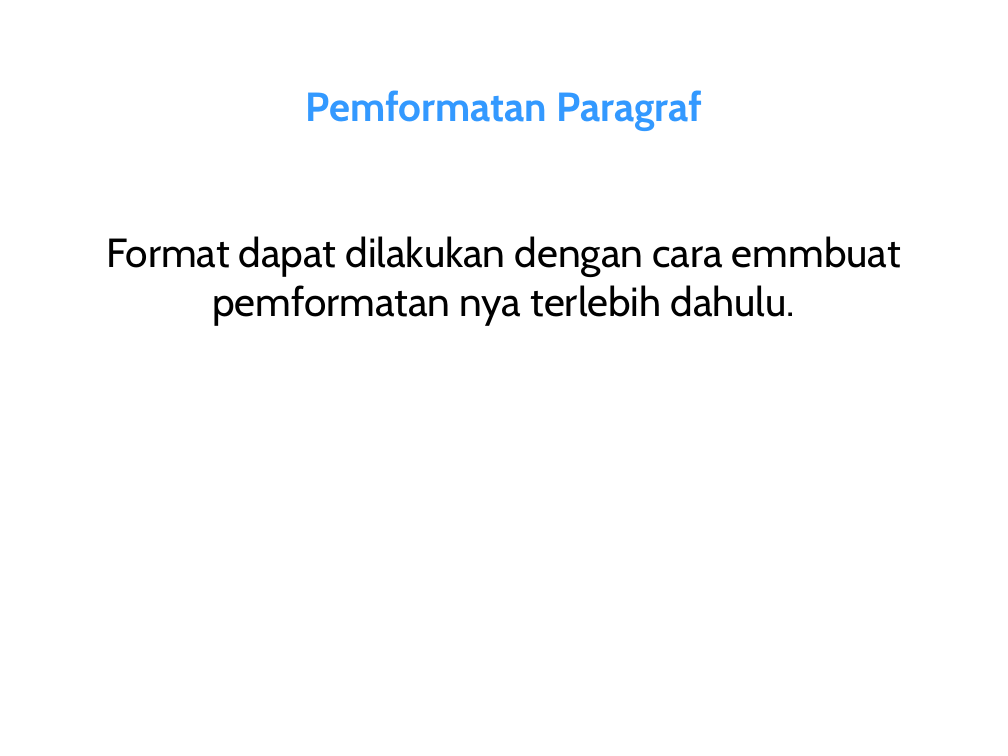
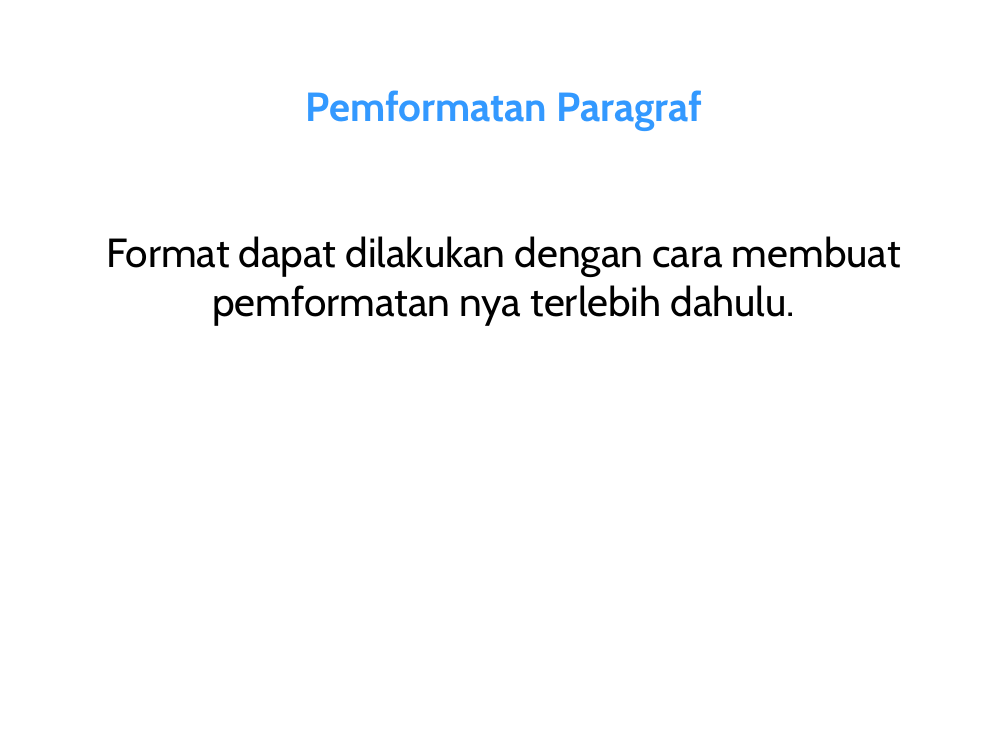
Before and after one commit to narasenja/WK-Libreoffice, a slide deck: slide 10 of materi - workshop libreoffice .odp. Drawn at 1008x756 pixels with LibreOffice and Linux fonts; fonts in the diff are those of the drawing; background and template pictures are left out. Boxes give left, top, right and bottom in pixels: in the first picture for what was removed or moved away, otherwise in the second. Text is boxed around its words. In the diff, an @@ line names an element or a change of style, - is before the commit and + after.

```diff
--- a/materi - workshop libreoffice .odp
+++ b/materi - workshop libreoffice .odp
@@ subtitle at (106, 236, 901, 325): text changed @@
-Format dapat dilakukan dengan cara emmbuat pemformatan nya terlebih dahulu.
+Format dapat dilakukan dengan cara membuat pemformatan nya terlebih dahulu.
```
Also in this commit, not shown: 1 other file.
